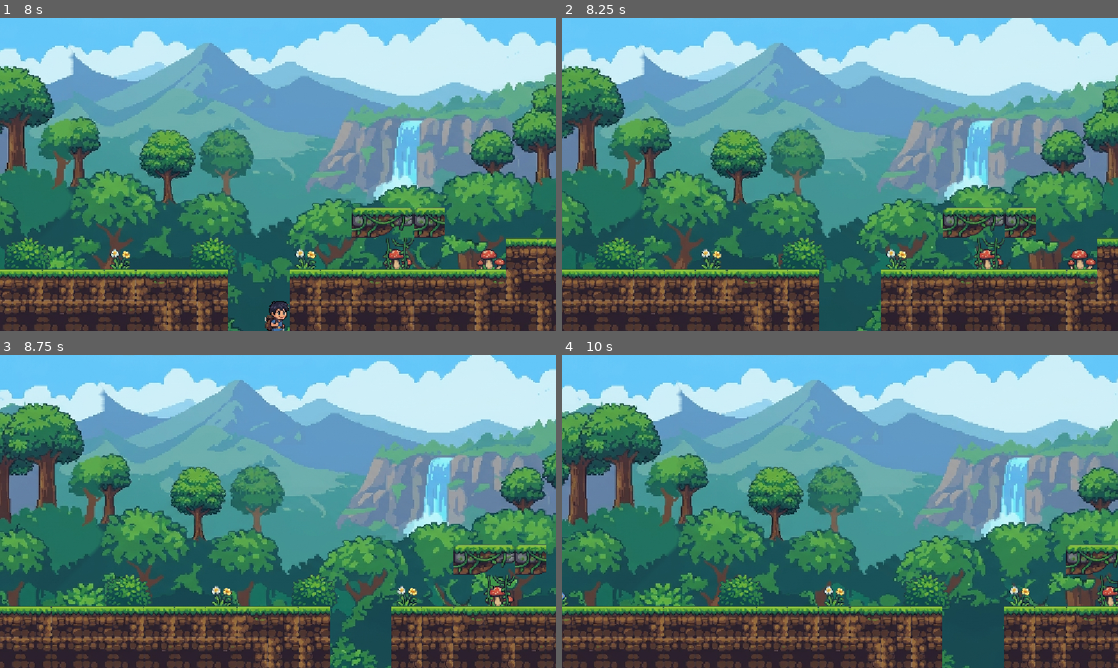
Above: before the commit, frames 1-4 (two rows, left to right).
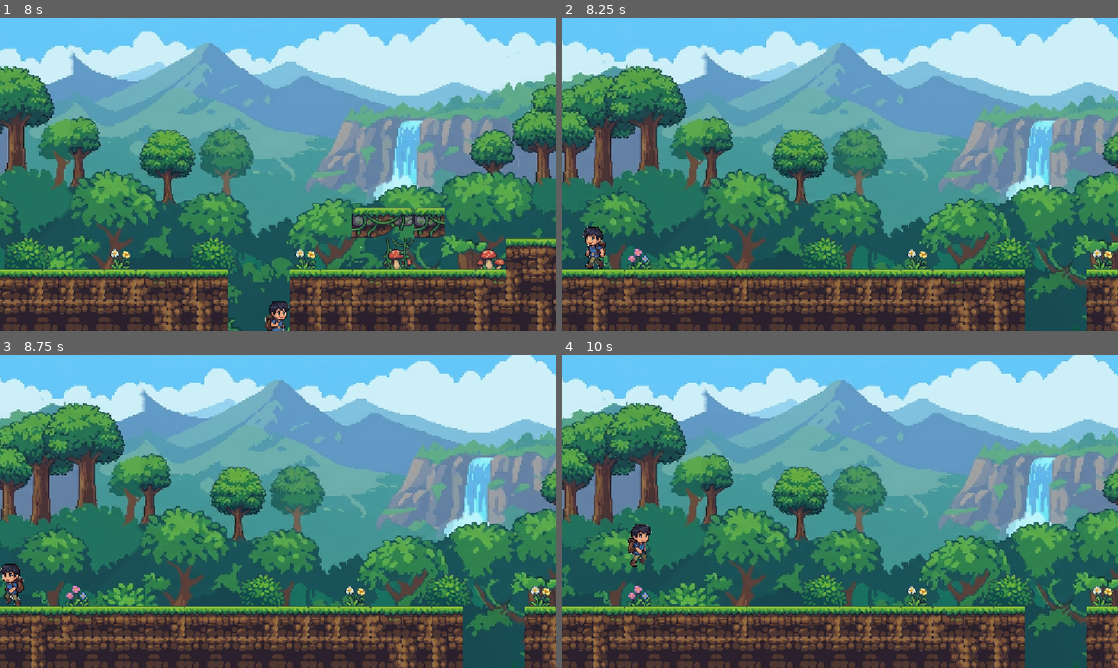
Above: after the commit, the same moments.

Repository: joseacunab/godot---desarrollo-solo
Game: Godot game, scene res://assets/Escenas/principal.tscn
Same seed, same stepped clock (60 frames per second), same inputs: the game is played once before the commit and once after it.
Inputs:
- Up to frame 1 (8 s): tap Enter (ui_accept) at 0.5, 0.77, 1.52, 3.02, 3.77, 4.52, 6.02, 6.77, 7.52 s; hold Right (ui_right) 0.53-2.03 s; hold Left (ui_left) 2.03-4.28 s; hold Right (ui_right) from 4.28 s (still down)
- Up to frame 2 (8.25 s): release Right (ui_right) at 8.03 s; hold Left (ui_left) from 8.03 s (still down)
- Up to frame 3 (8.75 s): keep holding Left (ui_left)
- Up to frame 4 (10 s): tap Enter (ui_accept) at 9.02, 9.77 s; release Left (ui_left) at 9.53 s; hold Right (ui_right) from 9.53 s (still down)

Frame 1 is identical in both runs. In frame 2, 58% of the frame differs, in the area x 0-100%, y 0-100%; in frame 3, 55%; in frame 4, 50%.

Commit message:
Añade zona de muerte bajo nivel_largo y sistema de 3 vidas
- nivel_largo.tscn: Area2D ZonaMuerte de x 0–6400, y 800–1200.
- jugador.gd: var vidas := 3.
- principal.gd: al caer en la zona resta una vida y reaparece en
  Marcadores/Jugador con velocidad cero; con la última vida reinicia
  el nivel con reload_current_scene().

Co-Authored-By: Claude Opus 5.5 <noreply@anthropic.com>

Diff:
--- a/assets/Escenas/nivel_largo.tscn
+++ b/assets/Escenas/nivel_largo.tscn
@@ -17,6 +17,9 @@
 [sub_resource type="RectangleShape2D" id="RectangleShape2D_iqrb0"]
 size = Vector2(40, 2000)
 
+[sub_resource type="RectangleShape2D" id="RectangleShape2D_muerte"]
+size = Vector2(6400, 400)
+
 [node name="NivelLargo" type="Node2D"]
 
 [node name="Fondo" type="Parallax2D" parent="."]
@@ -140,6 +143,12 @@
 position = Vector2(6420, 384)
 shape = SubResource("RectangleShape2D_iqrb0")
 
+[node name="ZonaMuerte" type="Area2D" parent="."]
+
+[node name="CollisionShape2D" type="CollisionShape2D" parent="ZonaMuerte"]
+position = Vector2(3200, 1000)
+shape = SubResource("RectangleShape2D_muerte")
+
 [node name="Marcadores" type="Node2D" parent="."]
 
 [node name="Jugador" type="Marker2D" parent="Marcadores"]
--- a/assets/Scripts/jugador.gd
+++ b/assets/Scripts/jugador.gd
@@ -3,6 +3,7 @@
 
 const SPEED = 300.0
 const JUMP_VELOCITY = -550.0
+var vidas := 3
 @onready var anim = $Sprite2D
 
 func _physics_process(delta: float) -> void:
--- a/assets/Scripts/principal.gd
+++ b/assets/Scripts/principal.gd
@@ -2,11 +2,29 @@
 
 @onready var jugador: CharacterBody2D = $Jugador
 @onready var marcador: Marker2D = $NivelLargo/Marcadores/Jugador
+@onready var zona_muerte: Area2D = $NivelLargo/ZonaMuerte
 
 
 func _ready() -> void:
+	zona_muerte.body_entered.connect(_on_zona_muerte_body_entered)
+	colocar_jugador()
+
+
+func colocar_jugador() -> void:
 	# El marcador indica dónde van los pies: subimos al jugador lo que mide
 	# desde su centro hasta la base de su colisión para no enterrarlo en el suelo.
 	var colision: CollisionShape2D = jugador.get_node("CollisionShape2D")
 	var pies := colision.position.y + colision.shape.get_rect().end.y
 	jugador.global_position = marcador.global_position - Vector2(0, pies)
+	jugador.velocity = Vector2.ZERO
+
+
+func _on_zona_muerte_body_entered(cuerpo: Node2D) -> void:
+	if cuerpo != jugador:
+		return
+	jugador.vidas -= 1
+	if jugador.vidas <= 0:
+		# Sin vidas: se reinicia el nivel (diferido, estamos en un callback de física).
+		get_tree().reload_current_scene.call_deferred()
+	else:
+		colocar_jugador.call_deferred()
Not shown: 1 places in assets/Escenas/nivel_largo.tscn that only renumber resources
Not shown, changed: CLAUDE.md
